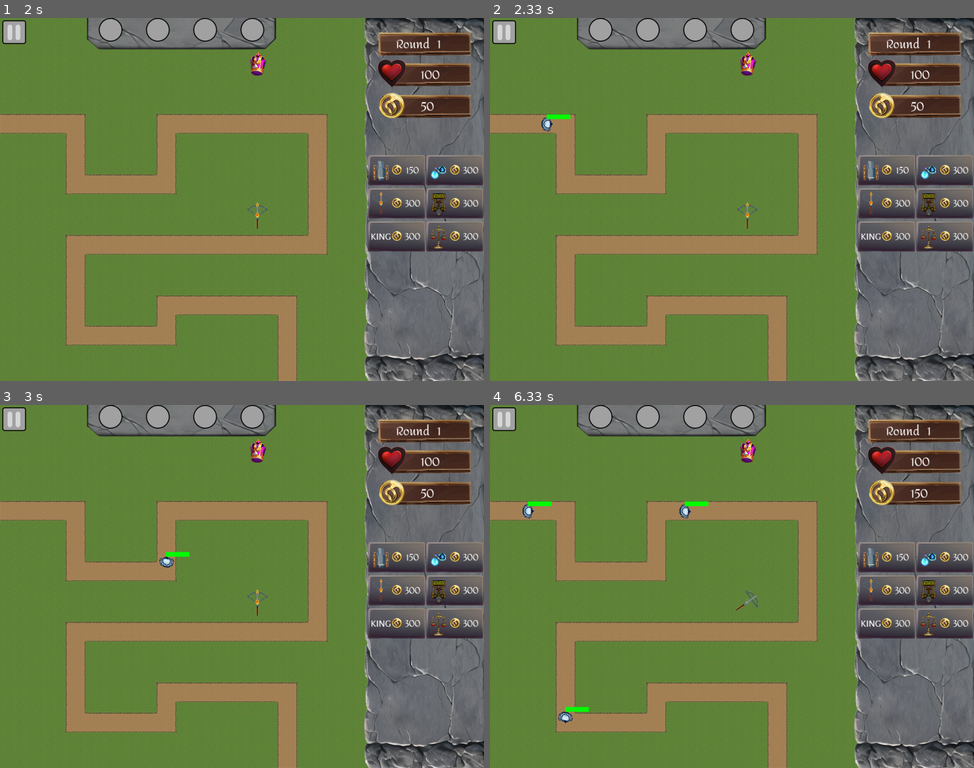
Above: before the commit, frames 1-4 (two rows, left to right).
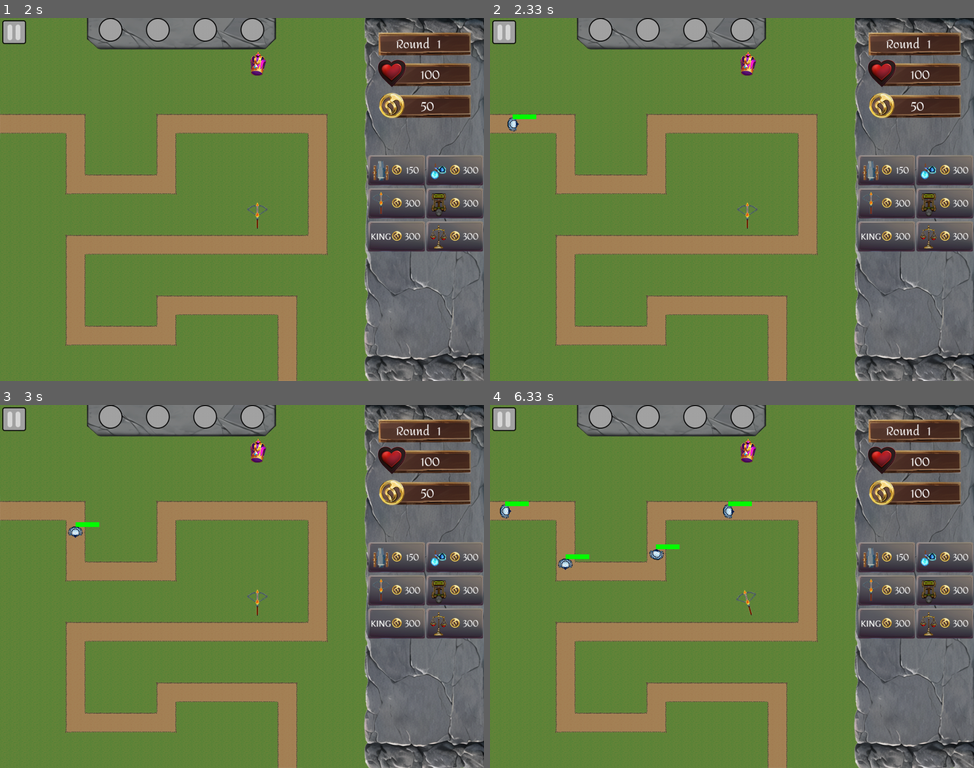
Above: after the commit, the same moments.

Repository: peter5454/PyGame
Game: pygame game, started from main.py
Two runs of this game, one before a commit and one after it. Both use one fixed random seed, a clock stepped at 60 frames per second and the inputs below.
Inputs (mouse positions are in pixels of both pictures, inside the frame that each line leads up to):
- Up to frame 1 (2 s): click (396, 188) at 0.38 s; click (246, 224) at 0.72 s; click (430, 359) at 1.05 s; click "300" at 1.38 s; click (251, 76) at 1.72 s
- Up to frame 2 (2.33 s): no input
- Up to frame 3 (3 s): no input
- Up to frame 4 (6.33 s): no input

Frame 1 is identical in both runs. In frame 2, 0.3% of the frame differs, in the area x 3-17%, y 26-32%; in frame 3, 0.3%; in frame 4, 1.1%, in the area x 2-91%, y 23-88%.

Commit message:
Update enemy_data.py

Diff:
--- a/enemy_data.py
+++ b/enemy_data.py
@@ -34,7 +34,7 @@
     "ice_golem": {
         "health": 4,
         "element": "I",
-        "speed": 10
+        "speed": 4
     },
     "fire_golem": {
         "health": 5,
